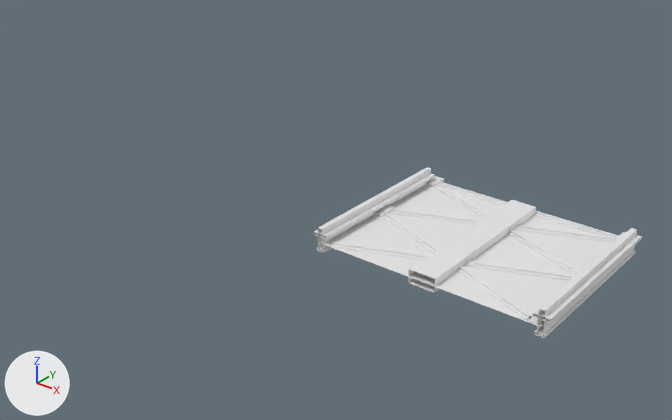
The FBX model Assets/3Dmodels/3Dmodels_Infrastructure/3Dmodels_Infrastructure_Railing/3Dmodels_Infrastructure_Railing.fbx as it was, and as the next commit left it.
Camera for both pictures: a 50 mm lens placed at (8.34, -15.03, 8.7), pointed at (-3.6, -0.1, -0.55). The lights are fixed; the arrows at lower left show +X, +Y and +Z. The older version comes first. Where no turn or scale is listed for an object, it has been applied to the vertices.

Before the edit, the objects in view are built like this:
```python
me_plane_002 = bpy.data.meshes.new('Plane.002')
me_plane_002.from_pydata(...)  # 180 vertices, 89 faces; spans x -2.67..2.67, y -2.0..2.21, z -0.46..0.08
# faces by material slot: [88, 1]
me_plane_002.materials.append(mat_material_002)  # white #e7e7e7
me_plane_002.materials.append(mat_material_003)  # white #e7e7e7
ob_railing_section = bpy.data.objects.new('Railing_Section', me_plane_002)
ob_railing_section.location = (0.0, 0.0, 0.0)
```
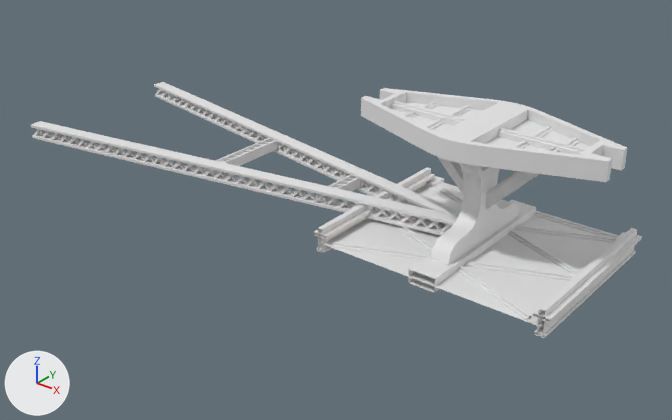
Commit message: Finished making thin monorail railing route

Edits to the bpy script that builds the scene:
```text
Add me_cylinder:
    me_cylinder.from_pydata(...)  # 489 vertices, 356 faces; spans x -2.7..2.7, y -1.4..1.4, z -0.29..2.41
    # faces by material slot: [352, 4]
    me_cylinder.materials.append(mat_material_002)  # white #e7e7e7
    me_cylinder.materials.append(mat_material_003)  # white #e7e7e7
Add me_cylinder_001:
    me_cylinder_001.from_pydata(...)  # 2496 vertices, 1850 faces; spans x -12.04..0.2, y -2.28..2.28, z -0.2..0.2
Add ob_railing_roofsupporter:
    ob_railing_roofsupporter = bpy.data.objects.new('Railing RoofSupporter', me_cylinder)
    ob_railing_roofsupporter.location = (0.0, 0.0, 0.0)
Add ob_monorail_supportingframe:
    ob_monorail_supportingframe = bpy.data.objects.new('Monorail SupportingFrame', me_cylinder_001)
    ob_monorail_supportingframe.location = (0.0, 0.0, 0.0)
```

Location of each change, [x1, y1, x2, y2] in pixels of the pictures (672 x 420 px):
'Railing RoofSupporter', added: after [361, 88, 627, 265]
    faces in mat_material_002 (white #e7e7e7): [361, 88, 627, 265]
    faces in mat_material_003 (white #e7e7e7): [392, 102, 590, 151]
'Monorail SupportingFrame', added: after [31, 82, 460, 235]
